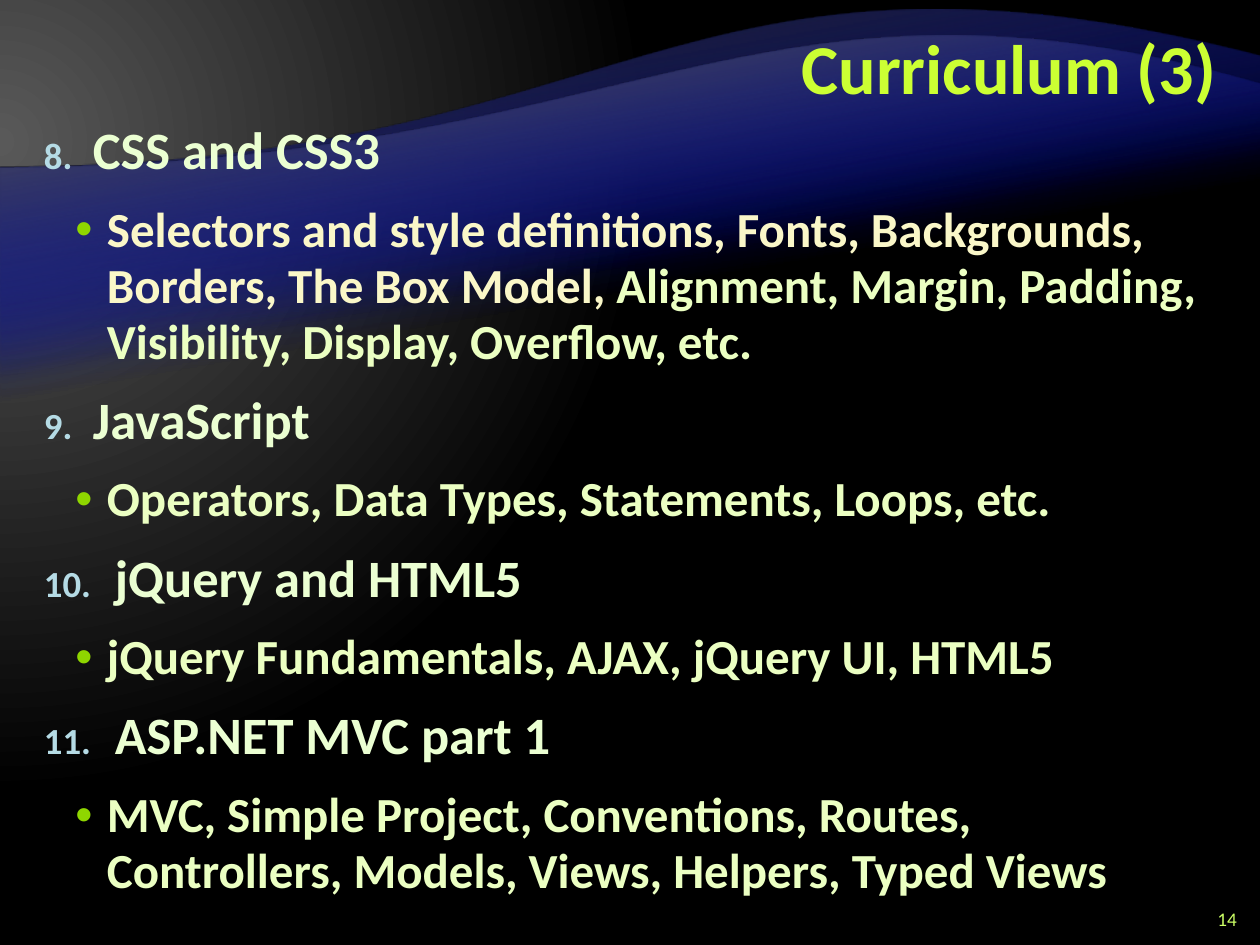
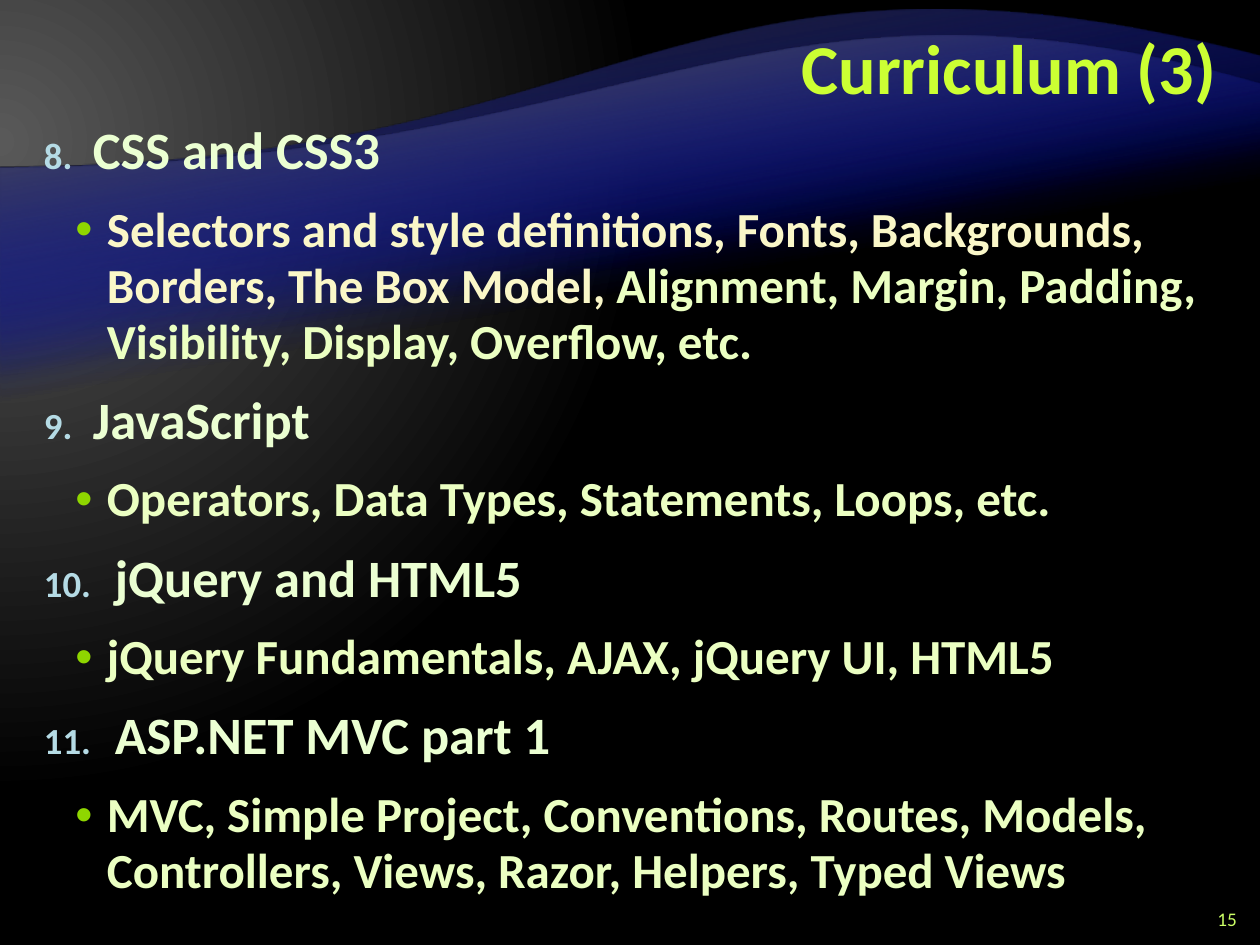
Before and after one commit to Lockheed01/aspnet-mvc-course, a slide deck: slide 15 of Lectures/0. Course Introduction/ASP.NET-MVC-Course-Introduction.pptx (slide 14 before the commit). Drawn at 1260x945 pixels with LibreOffice and Linux fonts; fonts in the diff are those of the drawing; background and template pictures are left out. Boxes give left, top, right and bottom in pixels: in the first picture for what was removed or moved away, otherwise in the second. Text is boxed around its words. In the diff, an @@ line names an element or a change of style, - is before the commit and + after.

```diff
--- a/Lectures/0. Course Introduction/ASP.NET-MVC-Course-Introduction.pptx
+++ b/Lectures/0. Course Introduction/ASP.NET-MVC-Course-Introduction.pptx
@@ text at (x1=107, y1=797, x2=1146, y2=896): text changed @@
-  • MVC, Simple Project, Conventions, Routes, Controllers, Models, Views, Helpers, Typed Views
+  • MVC, Simple Project, Conventions, Routes, Models, Controllers, Views, Razor, Helpers, Typed Views
@@ page number at (x1=1217, y1=913, x2=1236, y2=926): text changed @@
-14
+15
```
Also in this commit, not shown: 4 other slides changed, 1 slide added.
